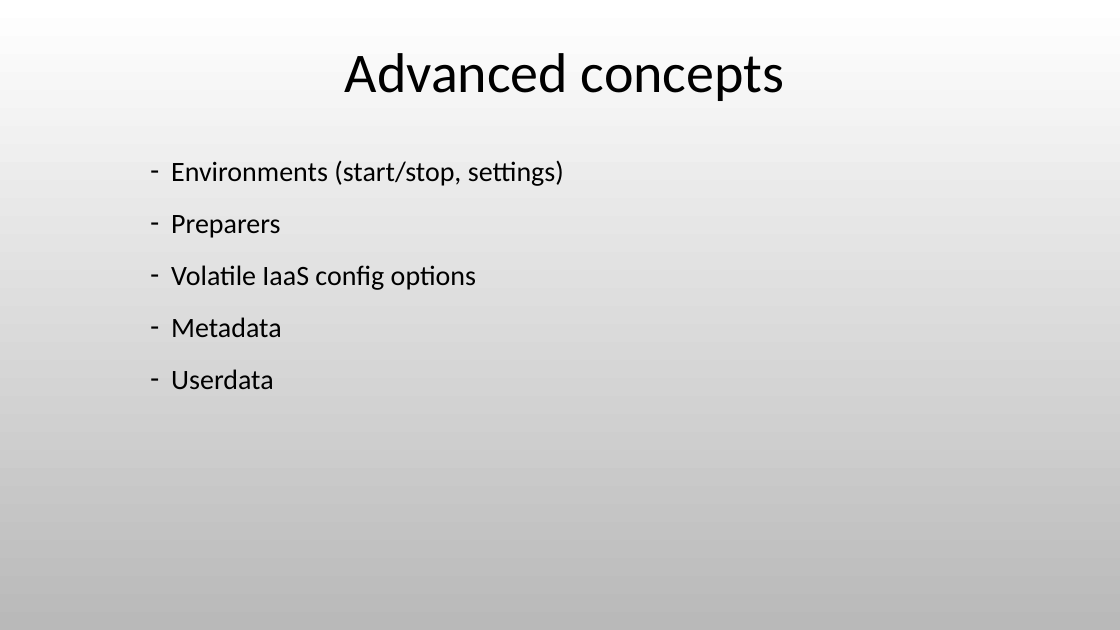
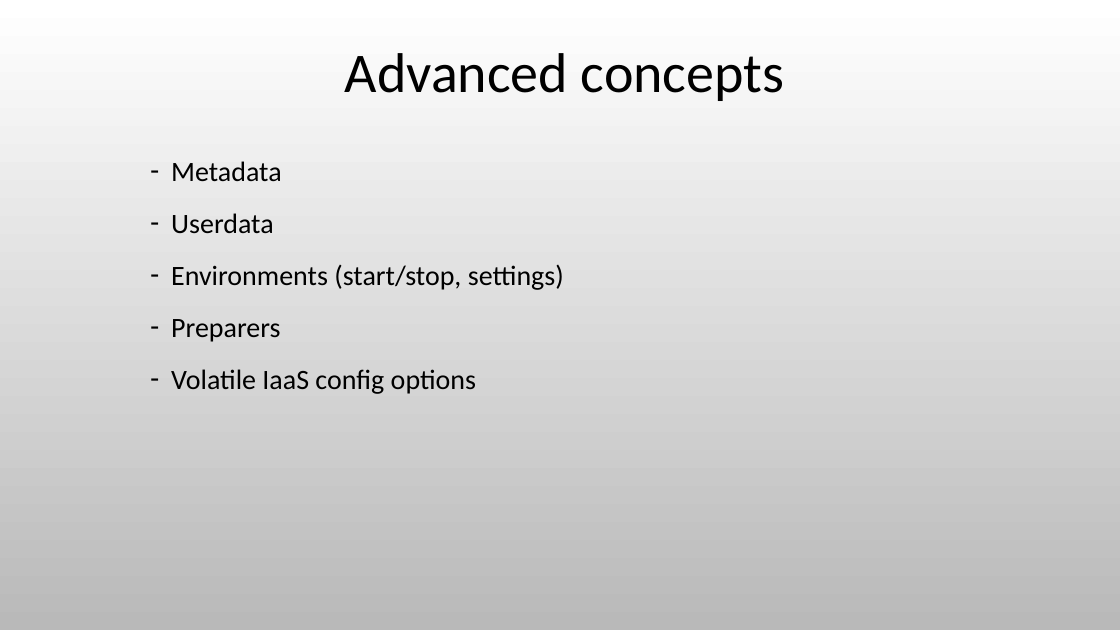
Before and after one commit to cmin764/cmiN, a slide deck: slide 20 of ropython/ep15/argus.pptx (slide 14 before the commit). Drawn at 1120x630 pixels with LibreOffice and Linux fonts; fonts in the diff are those of the drawing; background and template pictures are left out. Boxes give left, top, right and bottom in pixels: in the first picture for what was removed or moved away, otherwise in the second. Text is boxed around its words. In the diff, an @@ line names an element or a change of style, - is before the commit and + after.

```diff
--- a/ropython/ep15/argus.pptx
+++ b/ropython/ep15/argus.pptx
@@ text at box(171, 161, 282, 234): paragraphs added @@
+– Metadata
+– Userdata
@@ text at box(171, 317, 282, 389): paragraphs removed @@
-– Metadata
-– Userdata
```
Also in this commit, not shown: 5 other slides changed, 7 slides added.
